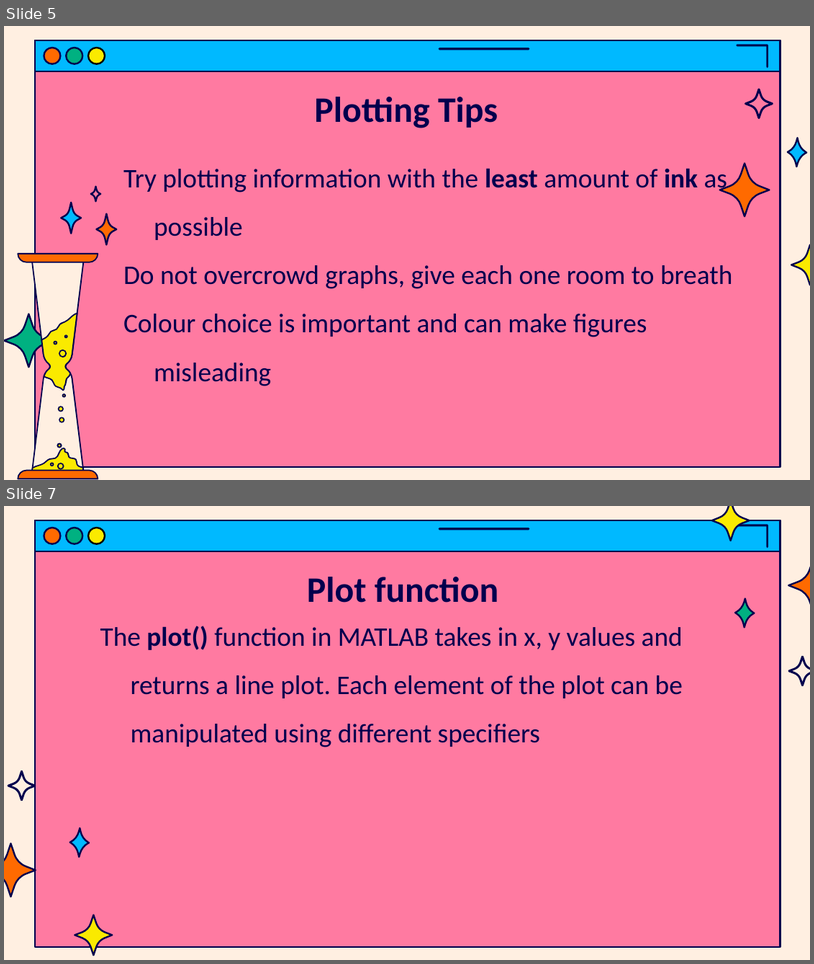
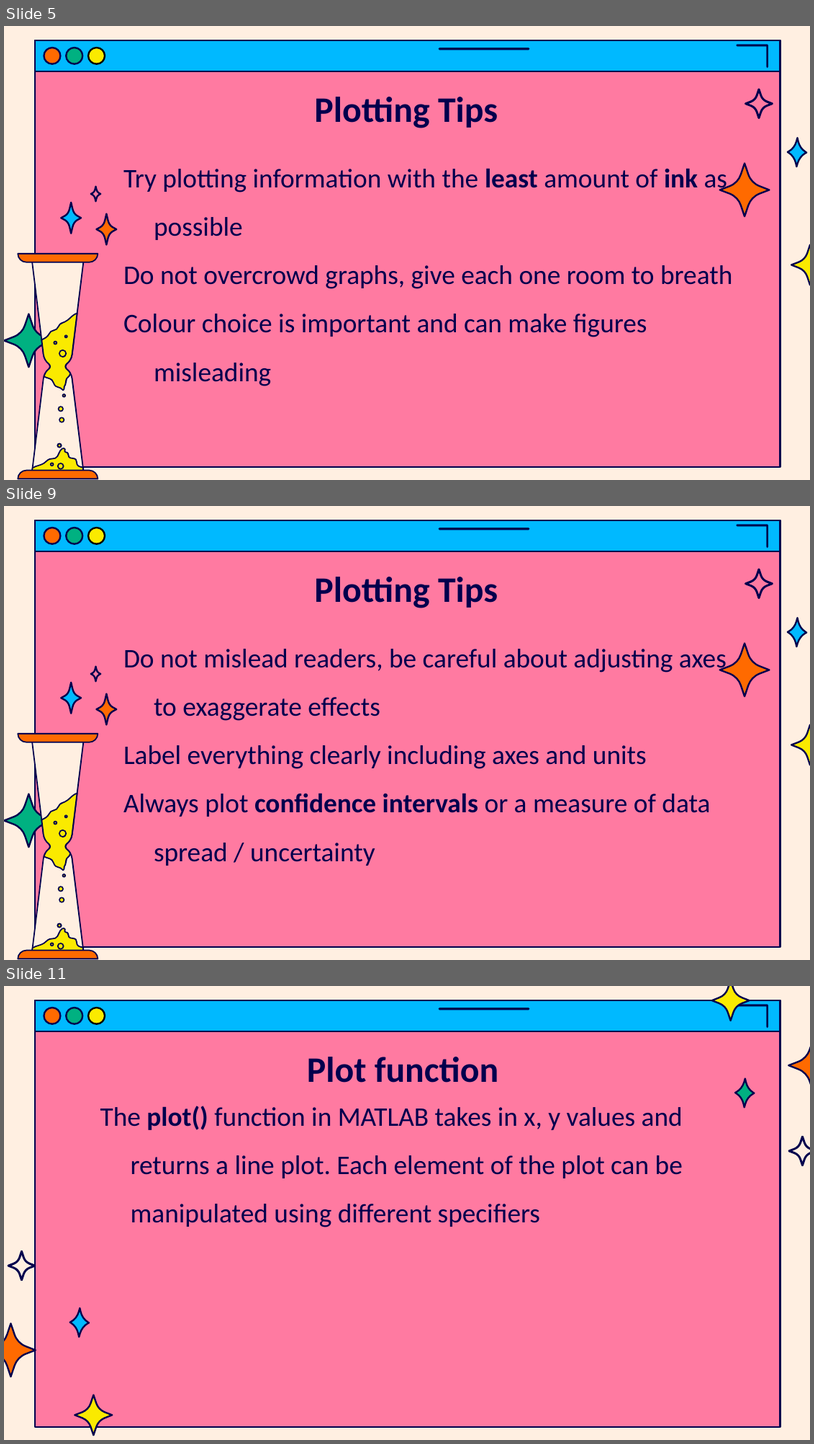
Before and after one commit to jasondsc/MATDRAB2MATFAB, a slide deck: slides/MATLAB_class_4.pptx. Shown one above the other, each under a label of ours: slides 5 and 7 before the commit, slides 5, 9 and 11 after it; the slides between them are not shown. The pictures are 814x964 and 814x1444 pixels, drawn with LibreOffice and Linux fonts; fonts in the diff are those of the drawing. Boxes give left, top, right and bottom in pixels: in the first picture for what was removed or moved away, otherwise in the second. Text is boxed around its words. In the diff, an @@ line names an element or a change of style, - is before the commit and + after.

```diff
--- a/slides/MATLAB_class_4.pptx
+++ b/slides/MATLAB_class_4.pptx
@@ slide 9 added at bbox=[4, 506, 810, 960], background #FFEFE1; not listed: 7 template elements that a slide beside it also shows @@
@@ freeform shape added at bbox=[745, 569, 772, 599], fill #00004D, outline #00004D 0.75 pt @@
@@ title added at bbox=[314, 577, 498, 608], 32 pt, text #00004D, bold @@
+Plotting Tips
@@ freeform shape added at bbox=[788, 618, 808, 647], fill #00B9FF, outline #00004D 1.5 pt @@
@@ text added at bbox=[124, 649, 727, 865], 24 pt, text #00004D @@
+Do not mislead readers, be careful about adjusting axes to exaggerate effects
+Label everything clearly including axes and units
+Always plot confidence intervals or a measure of data spread / uncertainty
@@ freeform shape added at bbox=[720, 643, 769, 696], fill #FF6A00, outline #00004D 1.5 pt @@
@@ freeform shape added at bbox=[91, 667, 100, 681], outline #00004D 1.5 pt @@
@@ freeform shape added at bbox=[62, 682, 82, 713], fill #00B9FF, outline #00004D 1.5 pt @@
@@ freeform shape added at bbox=[97, 694, 117, 725], fill #FF6A00, outline #00004D 1.5 pt @@
@@ group added at bbox=[17, 733, 98, 959]: 27 freeform shapes @@
@@ freeform shape added at bbox=[792, 725, 810, 765], fill #FAEA00, outline #00004D 1.5 pt @@
@@ freeform shape added at bbox=[4, 794, 53, 847], fill #00B181, outline #00004D 1.5 pt @@
@@ what was slide 7 is now slide 11 @@
```
Also in this commit, not shown: 1 slide changed, 4 other slides added, 1 other file.
